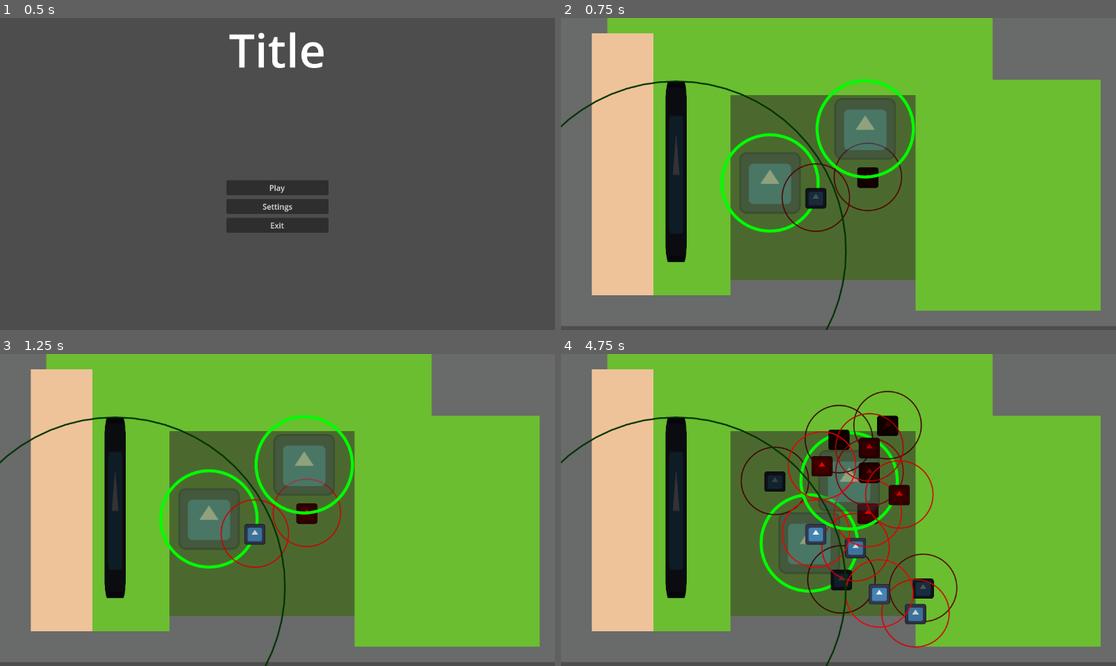
Above: before the commit, frames 1-4 (two rows, left to right).
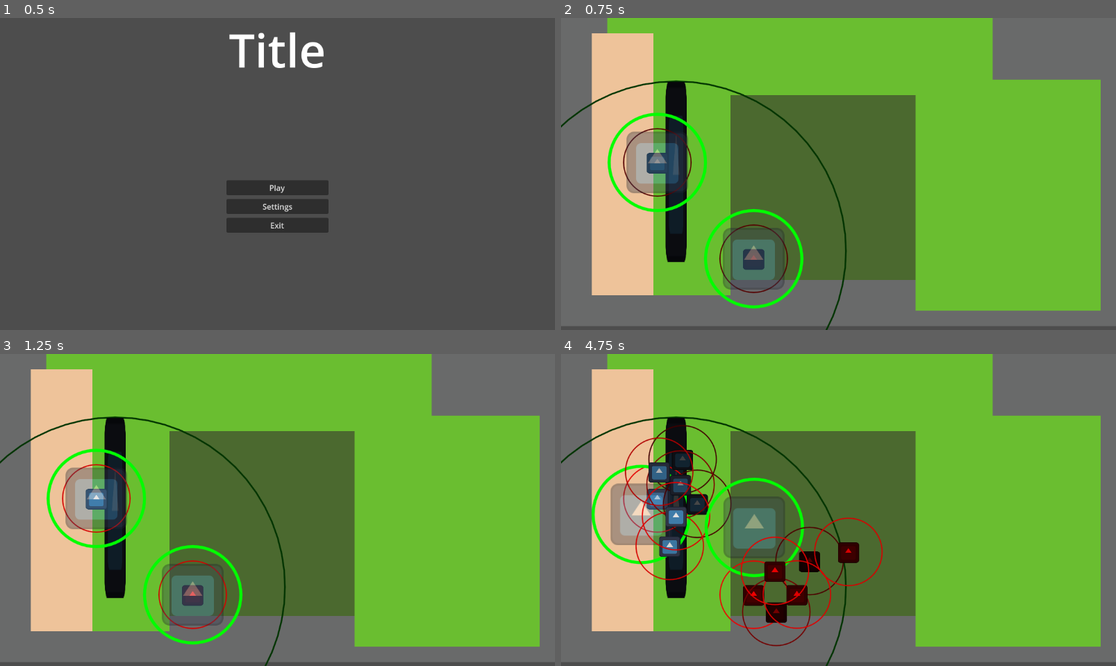
Above: after the commit, the same moments.

Repository: carcinizer/slavic-2025
Game: Godot game, scene res://scenes/main_menu.tscn
Same seed, same stepped clock (60 frames per second), same inputs: the game is played once before the commit and once after it. The engine's default icon, where the game draws it, is replaced by a stand-in: a white triangle on a blue panel in a dark square.
Inputs:
- Up to frame 1 (0.5 s): no input
- Up to frame 2 (0.75 s): click "Play" at 0.5 s
- Up to frame 3 (1.25 s): no input
- Up to frame 4 (4.75 s): tap Enter at 1.25 s; hold Right (right1) 1.28-2.03 s; tap S (down2) at 1.35, 3.8, 4.35 s; tap A (left2) at 1.55, 2.1, 4.55 s; hold Down (down1) 2.03-2.78 s; tap D (right2) at 2.3, 2.85 s; hold Right (right1) 2.78-3.53 s; tap W (up2) at 3.05, 3.6 s; hold Up (up1) 3.53-4.28 s; hold Left (left1) from 4.28 s (still down)

Frame 1 is identical in both runs. In frame 2, 9.0% of the frame differs, in the area x 8-64%, y 19-94%; in frame 3, 9.0%; in frame 4, 16%, in the area x 5-72%, y 11-95%.

Commit message:
Add support for INFINITE players

Diff:
--- a/scenes/map.tscn
+++ b/scenes/map.tscn
@@ -1,7 +1,6 @@
-[gd_scene load_steps=7 format=4 uid="uid://dosjbacgvospg"]
+[gd_scene load_steps=6 format=4 uid="uid://dosjbacgvospg"]
 
-[ext_resource type="PackedScene" uid="uid://4cj1ov35do11" path="res://scenes/cursor.tscn" id="1_4xfga"]
-[ext_resource type="PackedScene" uid="uid://bds4f0x6befb7" path="res://scenes/mushroom.tscn" id="2_paxxb"]
+[ext_resource type="Script" uid="uid://8wd5vtrtjn0v" path="res://src/map.gd" id="1_gldc4"]
 [ext_resource type="PackedScene" uid="uid://b7r5ai1pa2xl" path="res://scenes/tree.tscn" id="3_gldc4"]
 [ext_resource type="Texture2D" uid="uid://b5gqjf8jm27nv" path="res://graphics/test_tileset.png" id="4_0cso3"]
 
@@ -21,7 +20,8 @@
 custom_data_layer_0/type = 3
 sources/0 = SubResource("TileSetAtlasSource_2klcf")
 
-[node name="Node2D" type="Node2D"]
+[node name="Map" type="Node2D"]
+script = ExtResource("1_gldc4")
 
 [node name="Terrain" type="TileMapLayer" parent="."]
 process_priority = -999
@@ -30,19 +30,5 @@
 tile_map_data = PackedByteArray("AAAAAAAAAAAAAAAAAAAAAAEAAAAAAAAAAAAAAAIAAAAAAAAAAAABAAMAAAAAAAAAAAABAAQAAAAAAAAAAAACAA …(12016 unchanged characters)…
 tile_set = SubResource("TileSet_2lpho")
 
-[node name="Cursor" parent="." instance=ExtResource("1_4xfga")]
-position = Vector2(269, 290)
-
-[node name="Mushroom" parent="." instance=ExtResource("2_paxxb")]
-position = Vector2(529, 373)
-
-[node name="Mushroom2" parent="." instance=ExtResource("2_paxxb")]
-position = Vector2(637, 330)
-player_id = 1
-
-[node name="Cursor2" parent="." instance=ExtResource("1_4xfga")]
-position = Vector2(628, 167)
-player_id = 1
-
 [node name="Tree" parent="." instance=ExtResource("3_gldc4")]
 position = Vector2(239, 484)
--- a/src/cursor.gd
+++ b/src/cursor.gd
@@ -24,9 +24,14 @@
 
 
 func _process(delta: float) -> void:
-	match player_id:
-		0: position += Input.get_vector("left1","right1","up1","down1") * 500 * delta
-		1: position += Input.get_vector("left2","right2","up2","down2") * 500 * delta
+	#match player_id:
+	#	0: position += Input.get_vector("left1","right1","up1","down1") * 500 * delta
+	#	1: position += Input.get_vector("left2","right2","up2","down2") * 500 * delta
+	position +=  500 * delta * Input.get_vector(
+		"key_left%d" % player_id,
+		"key_right%d" % player_id,
+		"key_up%d" % player_id,
+		"key_down%d" % player_id)
 
 	var nearby_mushrooms: Array[Mushroom]
 	nearby_mushrooms.assign(
--- a/src/global/glob.gd
+++ b/src/global/glob.gd
@@ -35,6 +35,7 @@
 
 		BUS.players_changed.emit()
 
+	refresh_players()
 
 func refresh_players():
 	ResourceSaver.save(settings)
--- /dev/null
+++ b/src/map.gd
@@ -0,0 +1,25 @@
+class_name Map
+extends Node2D
+
+@onready var mushroom_scene = preload("res://scenes/mushroom.tscn")
+@onready var cursor_scene = preload("res://scenes/cursor.tscn")
+
+# TODO VERY TEMP
+@export var mushroom_positions: Array[Vector2] = [
+	Vector2(200, 300),
+	Vector2(400, 500),
+	Vector2(100, 600),
+	Vector2(700, 400),
+]
+
+func _ready():
+	for player in range(GLOB.settings.player_settings.size()):
+		var mushroom: Mushroom = mushroom_scene.instantiate()
+		mushroom.player_id = player
+		mushroom.position = mushroom_positions[player]
+		add_child(mushroom)
+
+		var cursor: Cursor = cursor_scene.instantiate()
+		cursor.player_id = player
+		cursor.position = mushroom_positions[player]
+		add_child(cursor)
--- a/src/mushroom.gd
+++ b/src/mushroom.gd
@@ -11,6 +11,14 @@
 
 const neighbor_range := 70.0
 
+# TODO VERY TEMP
+const colors = [
+	Color.WHITE,
+	Color.RED,
+	Color.GREEN,
+	Color.BLUE
+]
+
 func _ready() -> void:
 	GLOB.all_mushrooms.push_back(self)
 
@@ -19,7 +27,7 @@
 	# 	hp -= death_speed
 	# if hp <= 0:
 	# 	queue_free()
-	var c = Color.WHITE if player_id == 0 else Color.RED
+	var c = colors[player_id]
 	modulate = c.darkened(1.0 - hp/max_hp)
 
 func _exit_tree() -> void:
--- a/src/ui/keybinding.gd
+++ b/src/ui/keybinding.gd
@@ -5,6 +5,7 @@
 @export var player_settings_field: String = "key_up"
 
 signal any_action_pressed
+
 
 func refresh(id: int) -> void:
 	player = id
Not shown, added: src/map.gd.uid
